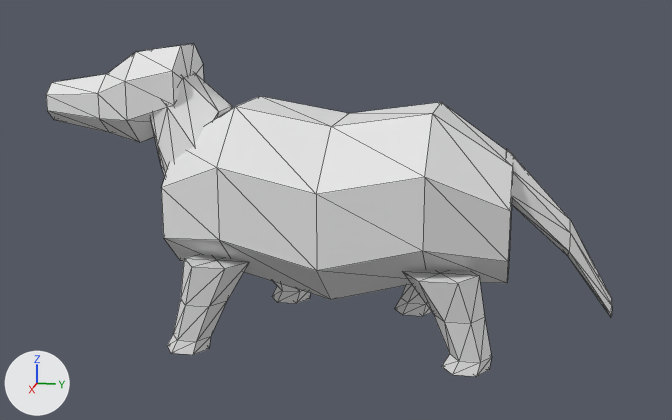
The OBJ model data/animals/tatu/walk/7.obj as it was, and as the next commit left it.
Before and after are seen from a 50 mm camera at (1.383, 0.269, 0.546) aimed at (0.002, -0.007, 0.201). Every picture has the same lights, and +X, +Y and +Z are marked at lower left. The picture after the commit comes second. Mesh edges are drawn as thin lines. Where no turn or scale is listed for an object, it has been applied to the vertices.

Objects in the first picture: 'tatu_walk_7'.
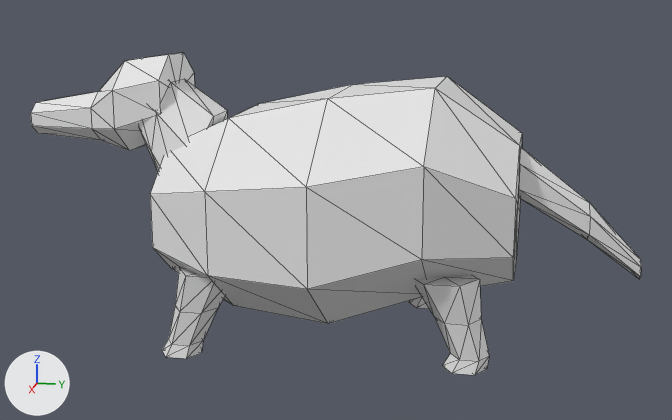
Pixel boxes (x1, y1, x2, y2) of what changed, in the pictures (672 x 420 px; the box of a moved part takes in the faces that stretch with it):
'tatu_walk_7', reshaped (8% wider)
    before: (46, 43, 612, 377)
    after: (31, 53, 641, 375)
part 1 of me_tatu_walk_7, moved or reshaped
    before: (167, 254, 249, 355)
    after: (162, 267, 226, 359)
part 2 of me_tatu_walk_7, moved or reshaped
    before: (46, 43, 612, 377)
    after: (31, 53, 641, 375)

The edits, one by one:
me_tatu_walk_7 is used by ob_tatu_walk_7; location (0.0, 0.0, 0.0).
me_tatu_walk_7 had 226 vertices, 420 faces and spanned x -0.173..0.173, y -0.47..0.418, z 0.0..0.451.
me_tatu_walk_7 now has 226 vertices, 420 faces and spans x -0.23..0.228, y -0.509..0.456, z 0.0..0.437.
me_tatu_walk_7 part 1: the loose piece of 26 vertices spanning x 0.074..0.149, y -0.251..-0.116, z 0.0..0.143 is scaled about its middle by (0.914, 0.924, 0.931), then moved by (0.019, -0.005, -0.004).
me_tatu_walk_7 part 2: 200 of 226 vertices moved; they spanned x -0.173..0.173, y -0.47..0.418, z 0.001..0.451 and now span x -0.23..0.228, y -0.509..0.456, z 0.0..0.437; mean shift (-0.004, -0.003, -0.002); largest move (-0.015, 0.418, 0.066) -> (-0.02, 0.456, 0.129).
